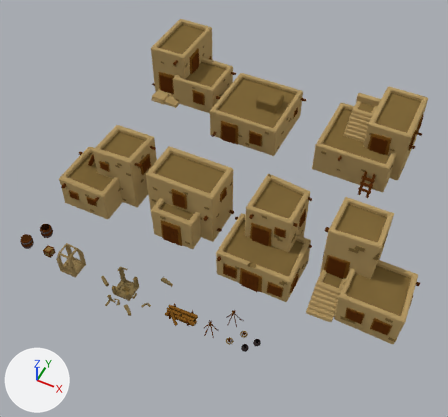
The Blender file Models/Locations/Dunes/blend/Village.blend as it was, and as the next commit left it.
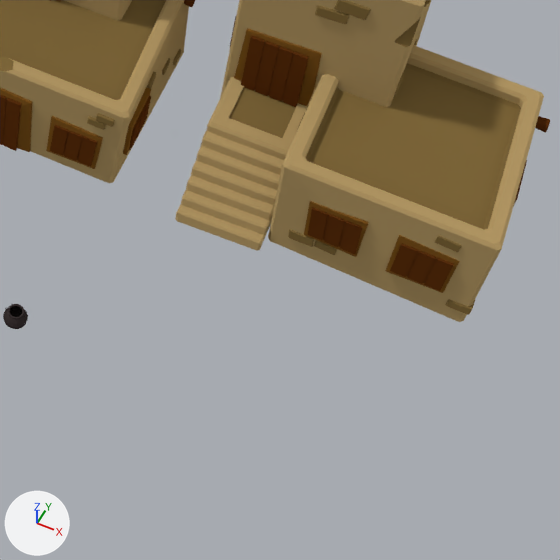
Each version is shown whole from a camera (50 mm lens) standing at (52.0, -31.9, 53.7) and looking at (31.1, 10.0, 1.3), then close up on the part from 56% to 94% of the width and 59% to 100% of the height. Lighting does not change. The marker at lower left points along +X, +Y and +Z.

Before the edit, the objects in view are built like this:
```python
me_vilage_building1 = bpy.data.meshes.new('Vilage_Building1')
me_vilage_building1.from_pydata(...)  # 1356 vertices, 1274 faces; spans x -5.02..4.92, y -4.55..5.29, z -0.07..8.72
me_vilage_building1.materials.append(mat_vilage_building_mat)  # picture img_vilage_building_tex_png
me_vilage_building2 = bpy.data.meshes.new('Vilage_Building2')
me_vilage_building2.from_pydata(...)  # 1666 vertices, 1529 faces; spans x -4.49..4.32, y -4.57..4.82, z -0.07..7.81
me_vilage_building2.materials.append(mat_vilage_building_mat)  # picture img_vilage_building_tex_png
ob_vilage_building1 = bpy.data.objects.new('Vilage_Building1', me_vilage_building1)
ob_vilage_building1.location = (48.56, 6.7, 0.0)
ob_vilage_building2 = bpy.data.objects.new('Vilage_Building2', me_vilage_building2)
ob_vilage_building2.location = (38.01, 6.7, 0.0)
```
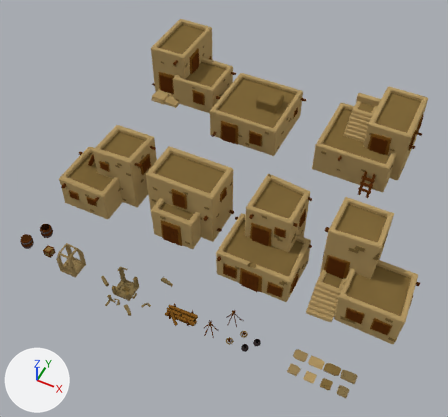
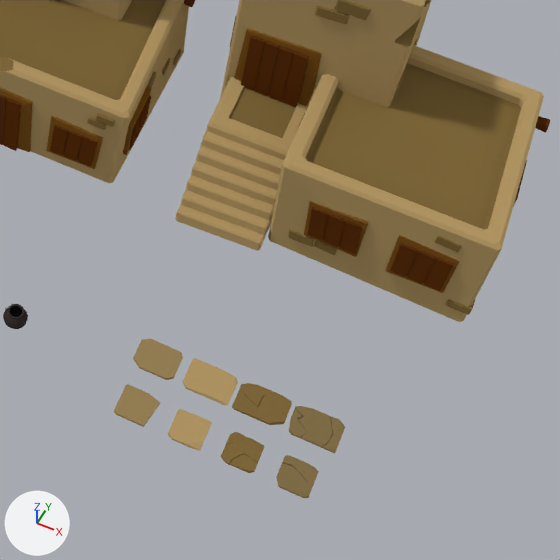
Commit message: added tile objects

The change, as a list of edits to the scene's bpy script:
```text
Add img_tile_tex_png:
    img_tile_tex_png = load_image('Tile_Tex.png', 'Tile_Tex.png', 16, 16, 'sRGB')
Add mat_tile_mat:
    mat_tile_mat = diffuse_material('Tile_Mat')
    mat_tile_mat.texture = img_tile_tex_png
    mat_tile_mat.roughness = 0.5
Add me_tile4:
    me_tile4.from_pydata(...)  # 28 vertices, 37 faces; spans x -1.43..1.43, y -1.0..1.0, z -0.06..0.14
    me_tile4.materials.append(mat_tile_mat)  # picture img_tile_tex_png
Add me_tile6:
    me_tile6.from_pydata(...)  # 55 vertices, 58 faces; spans x -1.51..1.51, y -1.0..1.0, z -0.06..0.2
    me_tile6.materials.append(mat_tile_mat)  # picture img_tile_tex_png
Add me_tile8:
    me_tile8.from_pydata(...)  # 74 vertices, 82 faces; spans x -1.48..1.48, y -1.0..1.0, z -0.06..0.16
    me_tile8.materials.append(mat_tile_mat)  # picture img_tile_tex_png
Add me_tile2:
    me_tile2.from_pydata(...)  # 19 vertices, 17 faces; spans x -1.29..1.29, y -1.0..1.0, z -0.06..0.12
    me_tile2.materials.append(mat_tile_mat)  # picture img_tile_tex_png
Add me_tile1:
    me_tile1.from_pydata(...)  # 16 vertices, 19 faces; spans x -1.0..1.19, y -1.0..1.0, z -0.06..0.12
    me_tile1.materials.append(mat_tile_mat)  # picture img_tile_tex_png
Add me_tile7:
    me_tile7.from_pydata(...)  # 52 vertices, 75 faces; spans x -1.0..1.0, y -1.0..1.0, z -0.06..0.14
    me_tile7.materials.append(mat_tile_mat)  # picture img_tile_tex_png
Add me_tile5:
    me_tile5.from_pydata(...)  # 62 vertices, 66 faces; spans x -1.0..1.0, y -1.0..1.0, z -0.06..0.16
    me_tile5.materials.append(mat_tile_mat)  # picture img_tile_tex_png
Add me_tile3:
    me_tile3.from_pydata(...)  # 20 vertices, 28 faces; spans x -1.0..1.0, y -1.0..1.0, z -0.06..0.14
    me_tile3.materials.append(mat_tile_mat)  # picture img_tile_tex_png
Add ob_tile4:
    ob_tile4 = bpy.data.objects.new('Tile4', me_tile4)
    ob_tile4.location = (47.14, -2.52, 0.0)
    ob_tile4.scale = (0.5, 0.5, 0.5)
Add ob_tile6:
    ob_tile6 = bpy.data.objects.new('Tile6', me_tile6)
    ob_tile6.location = (48.74, -2.52, 0.0)
    ob_tile6.scale = (0.5, 0.5, 0.5)
Add ob_tile8:
    ob_tile8 = bpy.data.objects.new('Tile8', me_tile8)
    ob_tile8.location = (50.35, -2.52, 0.0)
    ob_tile8.scale = (0.5, 0.5, 0.5)
Add ob_tile2:
    ob_tile2 = bpy.data.objects.new('Tile2', me_tile2)
    ob_tile2.location = (45.51, -2.52, 0.0)
    ob_tile2.scale = (0.5, 0.5, 0.5)
Add ob_tile1:
    ob_tile1 = bpy.data.objects.new('Tile1', me_tile1)
    ob_tile1.location = (45.51, -4.18, 0.0)
    ob_tile1.scale = (0.5, 0.5, 0.5)
Add ob_tile7:
    ob_tile7 = bpy.data.objects.new('Tile7', me_tile7)
    ob_tile7.location = (50.35, -4.18, 0.0)
    ob_tile7.scale = (0.5, 0.5, 0.5)
Add ob_tile5:
    ob_tile5 = bpy.data.objects.new('Tile5', me_tile5)
    ob_tile5.location = (48.74, -4.18, 0.0)
    ob_tile5.scale = (0.5, 0.5, 0.5)
Add ob_tile3:
    ob_tile3 = bpy.data.objects.new('Tile3', me_tile3)
    ob_tile3.location = (47.14, -4.18, 0.0)
    ob_tile3.scale = (0.5, 0.5, 0.5)
```

Location of each change, [x1, y1, x2, y2] in pixels of the close-ups (560 x 560 px):
'Tile8', added (brown): after [289, 406, 345, 453]
'Tile6', added (brown): after [232, 383, 292, 425]
'Tile4', added (brown): after [183, 358, 238, 405]
'Tile2', added (brown): after [133, 339, 183, 380]
'Tile7', added (brown): after [276, 455, 319, 498]
'Tile1', added (brown): after [114, 384, 160, 427]
'Tile5', added (brown): after [221, 432, 264, 473]
'Tile3', added (brown): after [168, 409, 212, 451]
